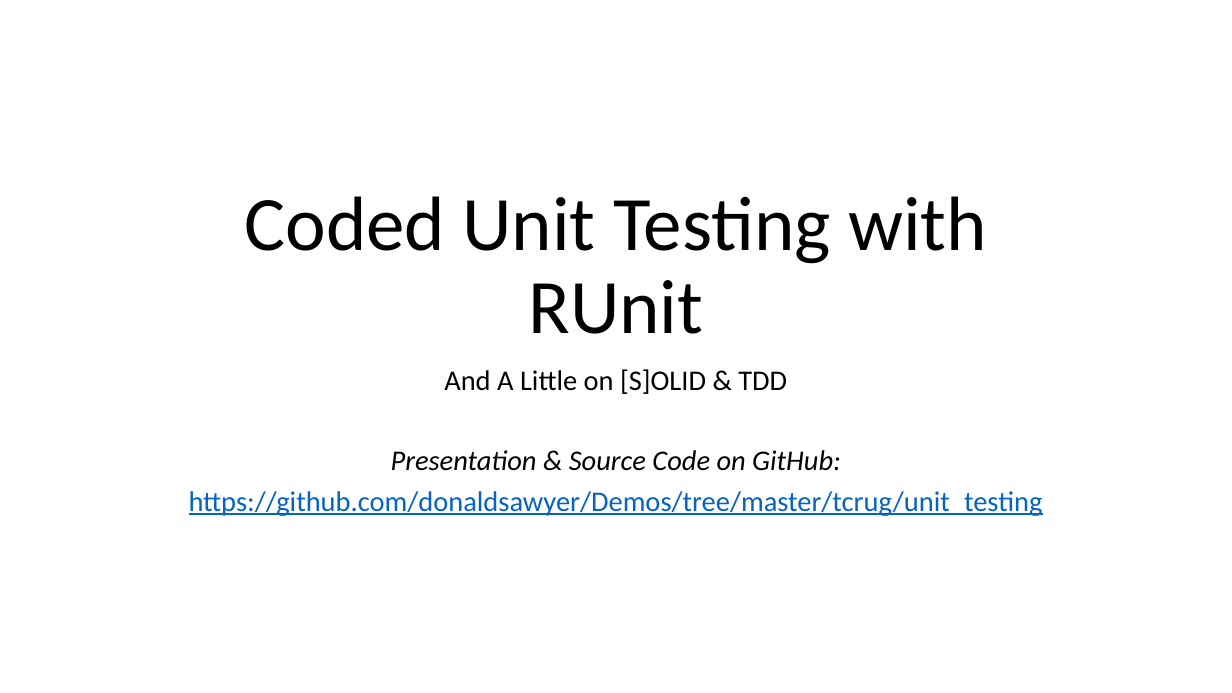
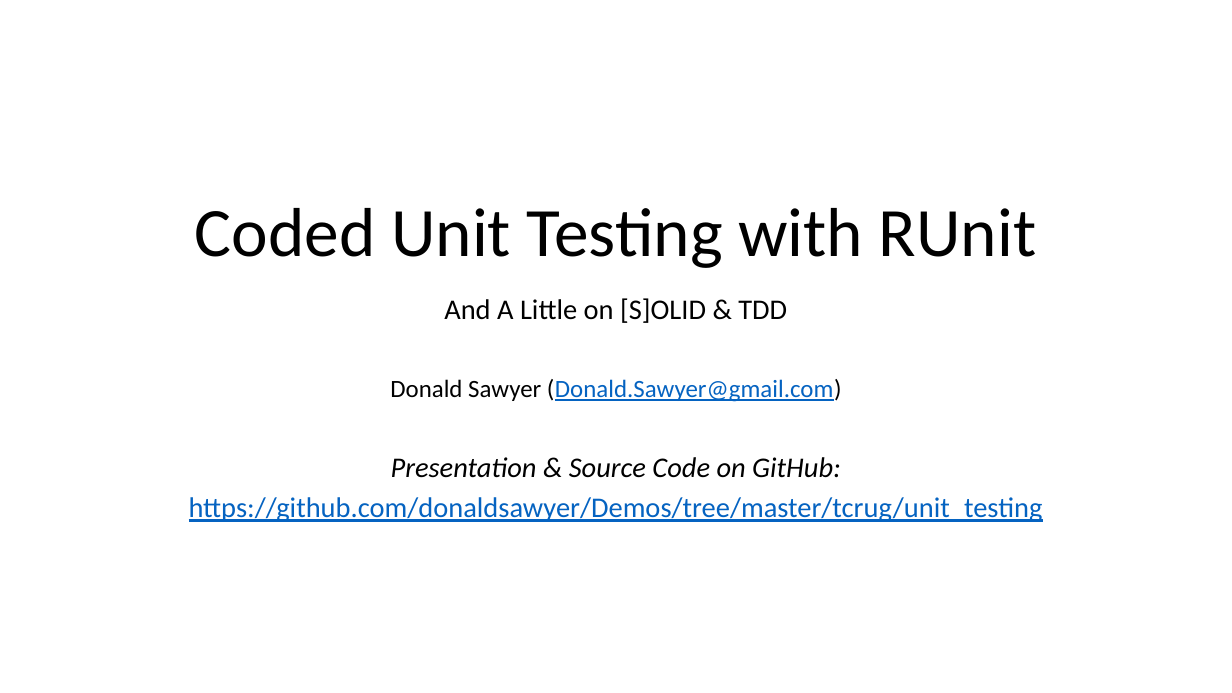
Before and after one commit to donaldsawyer/Demos, a slide deck: slide 1 of tcrug/unit_testing/tcrug_runit_2016_01_21.pptx. Drawn at 1232x693 pixels with LibreOffice and Linux fonts; fonts in the diff are those of the drawing. Boxes give left, top, right and bottom in pixels: in the first picture for what was removed or moved away, otherwise in the second. Text is boxed around its words. In the diff, an @@ line names an element or a change of style, - is before the commit and + after.

Commit message:
powerpoint update

```diff
--- a/tcrug/unit_testing/tcrug_runit_2016_01_21.pptx
+++ b/tcrug/unit_testing/tcrug_runit_2016_01_21.pptx
@@ title "Coded Unit Testing with RUnit" at [195, 208, 1036, 268]: size 60 to 54 pt; vertical alignment bottom to middle @@
@@ subtitle "And A Little on [S]OLID ...": place and size @@
-subtitle "And A Little on [S]OLID ..." at [189, 369, 1043, 516]
+subtitle "And A Little on [S]OLID ..." at [189, 298, 1043, 522]
@@ subtitle at [390, 379, 842, 402]: paragraph added @@
+Donald Sawyer (Donald.Sawyer@gmail.com)
```
